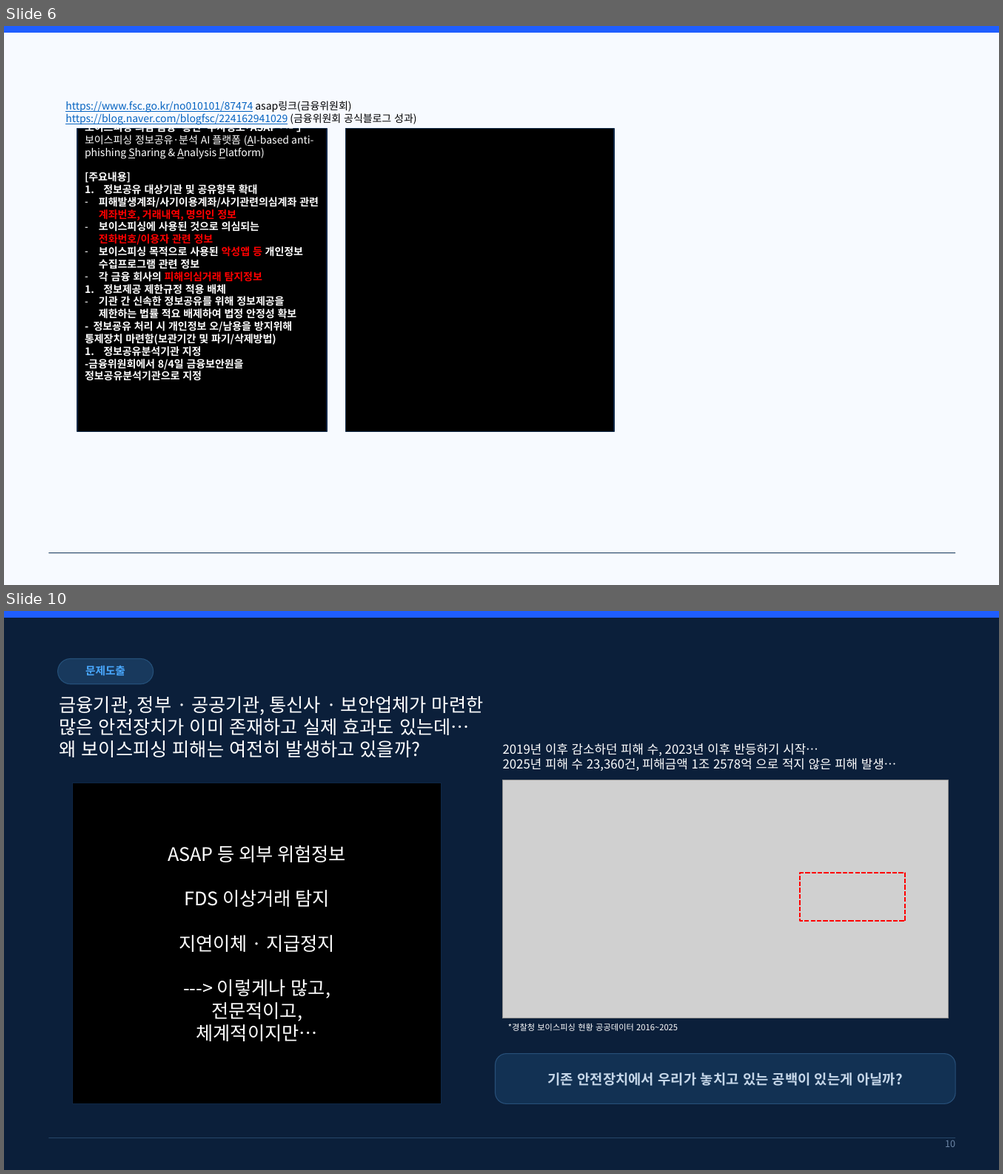
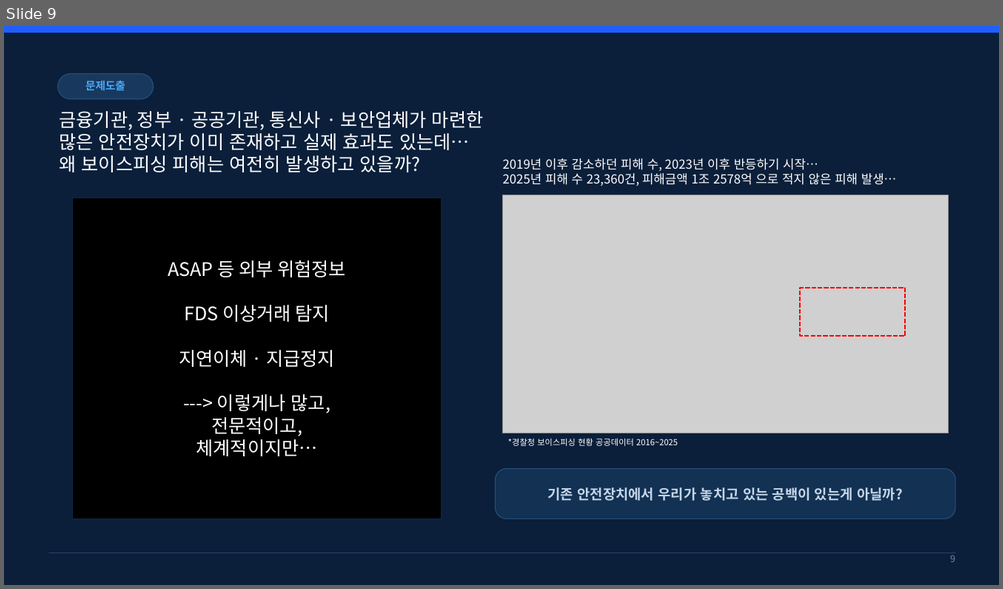
Before and after one commit to hamhj7694/AIXTeamProject2, a slide deck: 01_docs/01_proposal/01.frow/03_제안서 본작성.pptx. Shown one above the other, each under a label of ours: slides 6 and 10 before the commit, slide 9 after it; the slides between them are not shown. The pictures are 1003x1174 and 1003x589 pixels, drawn with LibreOffice and Linux fonts; fonts in the diff are those of the drawing; grey boxes stand for pictures. Boxes give left, top, right and bottom in pixels: in the first picture for what was removed or moved away, otherwise in the second. Text is boxed around its words. In the diff, an @@ line names an element or a change of style, - is before the commit and + after.

Commit message:
26.8.26 오후 ppt 2차 공유

```diff
--- a/01_docs/01_proposal/01.frow/03_제안서 본작성.pptx
+++ b/01_docs/01_proposal/01.frow/03_제안서 본작성.pptx
@@ slide 6 removed at bbox=[4, 26, 999, 585], background #0B1F3A; not listed: 2 template elements that a slide beside it also shows @@
@@ rectangle removed at bbox=[4, 32, 999, 585] @@
@@ text removed at bbox=[65, 101, 416, 125] @@
-https://www.fsc.go.kr/no010101/87474 asap링크(금융위원회)
-https://blog.naver.com/blogfsc/224162941029 (금융위원회 공식블로그 성과)
@@ rectangle removed at bbox=[77, 129, 327, 432] @@
-보이스피싱 의심 금융·통신·수사정보｢ASAP에이샙*｣
-보이스피싱 정보공유·분석 AI 플랫폼 (AI-based anti-phishing Sharing & Analysis Platform)
-[주요내용]
-1. 정보공유 대상기관 및 공유항목 확대
-– 피해발생계좌/사기이용계좌/사기관련의심계좌 관련 계좌번호, 거래내역, 명의인 정보
-– 보이스피싱에 사용된 것으로 의심되는 전화번호/이용자 관련 정보
-– 보이스피싱 목적으로 사용된 악성앱 등 개인정보 수집프로그램 관련 정보
-– 각 금융 회사의 피해의심거래 탐지정보
-1. 정보제공 제한규정 적용 배체
-– 기관 간 신속한 정보공유를 위해 정보제공을 제한하는 법률 적요 배제하여 법정 안정성 확보
-- 정보굥유 처리 시 개인정보 오/남용을 방지위해 통제장치 마련함(보관기간 및 파기/삭제방법)
-1. 정보공유분석기관 지정
--금융위원회에서 8/4일 금융보안원을 정보공유분석기관으로 지정
@@ rectangle removed at bbox=[346, 129, 614, 432] @@
@@ what was slide 10 is now slide 9 @@
@@ page number at bbox=[950, 556, 955, 562]: text changed @@
-10
+9
```
Also in this commit, not shown: 5 slides changed, 2 slides added, 2 other slides removed, 2 other files.
